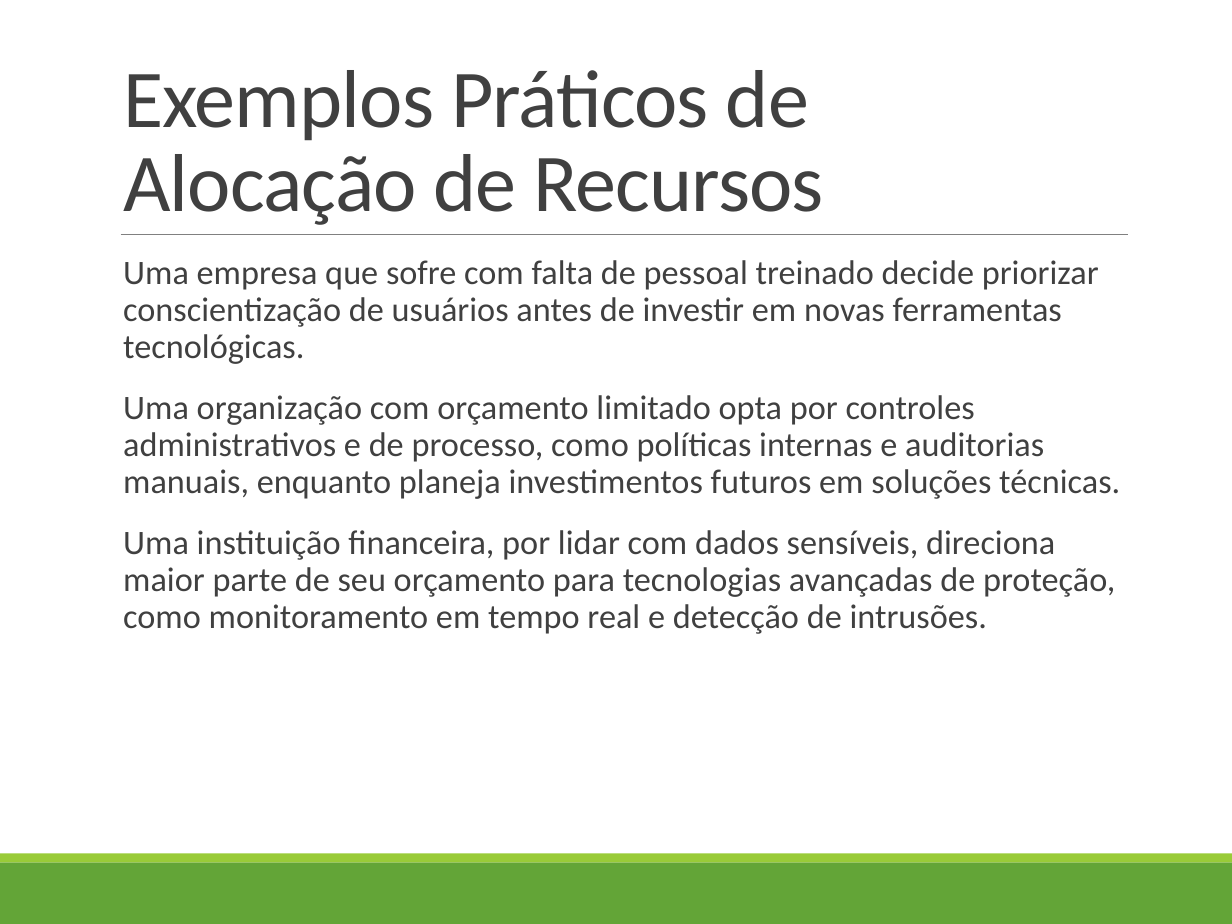
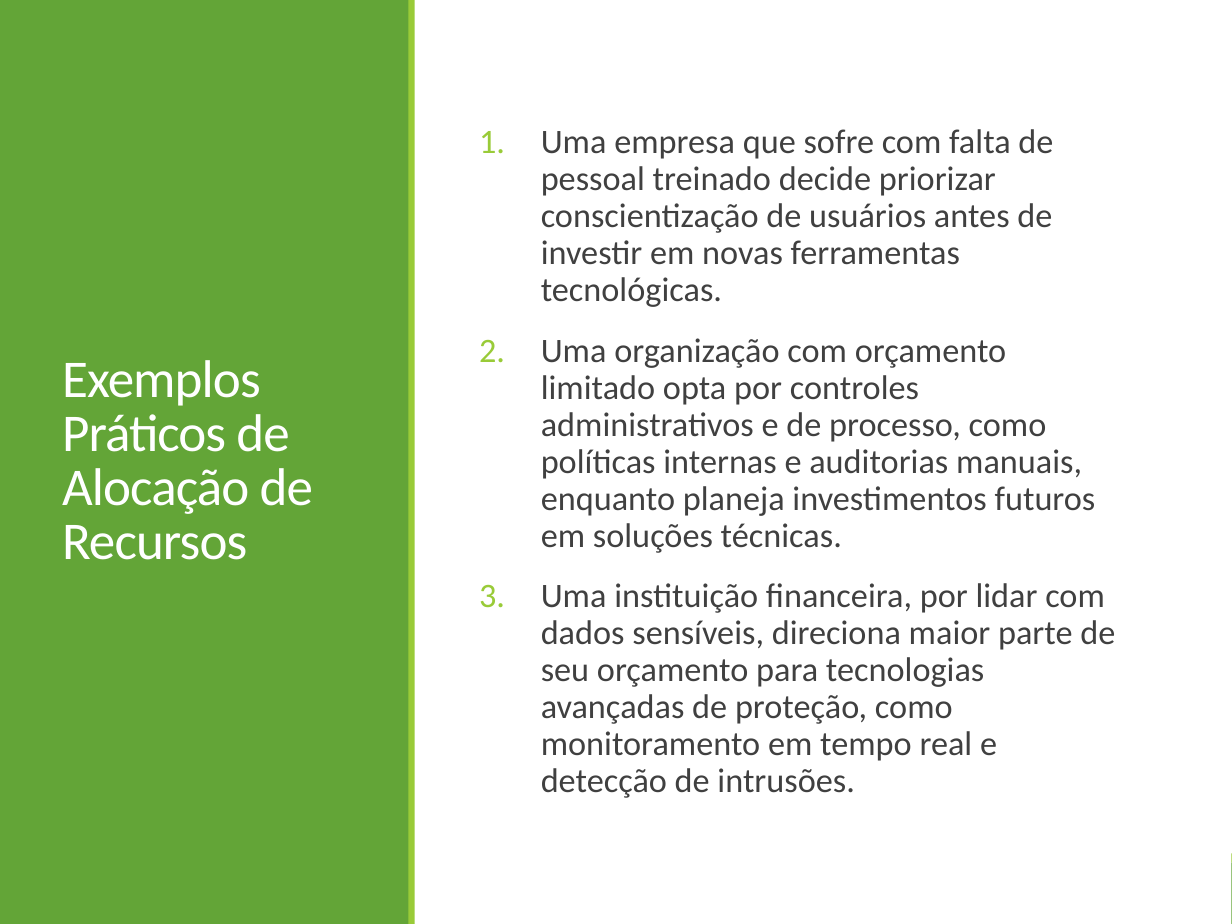
Before and after one commit to profAndreSouza/Material, a slide deck: slide 20 of Segurança da Informação/Aula-04-ISO27001-Estrutura-e-escopo.pptx (slide 14 before the commit). Drawn at 1232x924 pixels with LibreOffice and Linux fonts; fonts in the diff are those of the drawing. Boxes give left, top, right and bottom in pixels: in the first picture for what was removed or moved away, otherwise in the second. Text is boxed around its words. In the diff, an @@ line names an element or a change of style, - is before the commit and + after.

```diff
--- a/Segurança da Informação/Aula-04-ISO27001-Estrutura-e-escopo.pptx
+++ b/Segurança da Informação/Aula-04-ISO27001-Estrutura-e-escopo.pptx
@@ rectangle added at (x1=0, y1=0, x2=1232, y2=924), fill #FFFFFF @@
@@ rectangle added at (x1=0, y1=0, x2=409, y2=924), fill #63A537 @@
@@ rectangle added at (x1=408, y1=0, x2=414, y2=924), fill #99CB38 @@
@@ title "Exemplos Práticos de Alocação de ..." moved from (x1=123, y1=70, x2=824, y2=225) to (x1=62, y1=360, x2=313, y2=560) @@
@@ title "Exemplos Práticos de Alocação de ..." at (x1=62, y1=360, x2=313, y2=560): size 48 to 31 pt, text colour #404040 to #FFFFFF; vertical alignment bottom to middle @@
@@ text "Uma empresa que sofre com ..." moved from (x1=123, y1=260, x2=1120, y2=634) to (x1=541, y1=129, x2=1115, y2=798) @@
@@ text "Uma empresa que sofre com ..." at (x1=541, y1=129, x2=1115, y2=798): bullet   to 1.; vertical alignment top to middle @@
@@ line removed from (121, 234) to (1127, 234) @@
```
Also in this commit, not shown: 15 other slides changed, 6 slides added, 1 slide removed, 1 other file.
